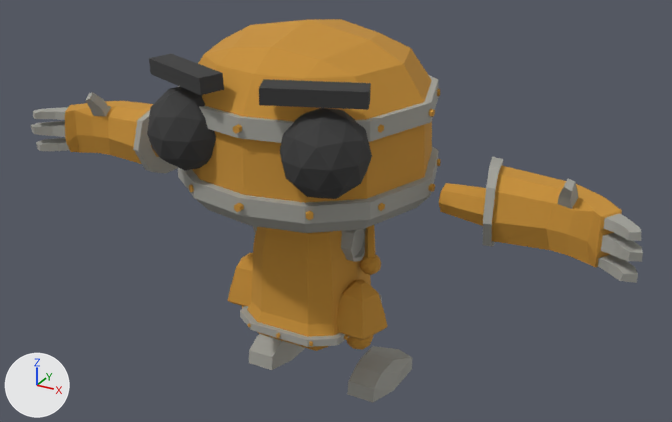
What one commit did to the glTF model 3d/chip_robot.glb.
One viewpoint serves both versions: a camera (50 mm lens) standing at (4.38, -7.43, 3.41) and looking at (0.23, 0.1, -0.36). The lights are fixed; the arrows at lower left show +X, +Y and +Z. The picture after the commit comes second. Where no turn or scale is listed for an object, it has been applied to the vertices.

The first picture shows 'Foot.L', 'Foot.R', 'Hand.L', 'Hand.R', 'Head', 'Leg.L', 'LowerLeg.L', 'LowerLeg.R', 'Torso'.
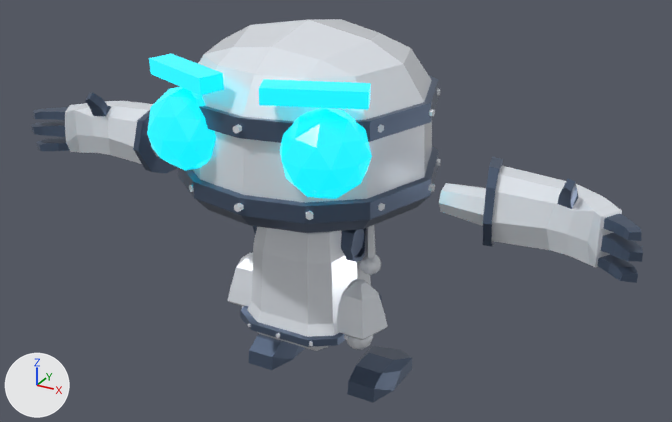
The change in detail:
Material 'Grey' (mat_grey) changes colour from grey #a5a49d to blue #596981; in linear values from (0.374, 0.371, 0.335) to (0.1, 0.14, 0.22).
In material 'Grey' (mat_grey), metallic goes from 0.1 to 0.65.
In material 'Grey' (mat_grey), roughness goes from 0.9 to 0.35.
Material 'Main' (mat_main) changes colour from orange #ca9337 to white #f1f6fd; in linear values from (0.59, 0.291, 0.0383) to (0.88, 0.92, 0.98).
In material 'Main' (mat_main), roughness goes from 0.9 to 0.22.
Material 'Black' (mat_black) changes colour from dark grey #3d3d3d to dark cyan #275061; in linear values from (0.0462, 0.0462, 0.0462) to (0.02, 0.08, 0.12).
In material 'Black' (mat_black), roughness goes from 0.9 to 0.2.
In material 'Black' (mat_black), emission_strength is now set to 1.0.
In material 'Black' (mat_black), emission_color is now set to (0.0, 0.85, 1.0), cyan #00edff.

Changed parts and their boxes (x1, y1, x2, y2) in the pictures (672 x 422 px):
'Head', recoloured, surface changed
    both: (147, 19, 441, 233)
'Hand.L', recoloured, surface changed
    both: (439, 157, 643, 283)
'Torso', recoloured, surface changed (orange to white)
    both: (240, 226, 382, 351)
'Hand.R', recoloured, surface changed
    both: (31, 93, 178, 174)
'Foot.L', recoloured, surface changed (grey to blue)
    both: (347, 346, 412, 402)
'LowerLeg.L', recoloured, surface changed (orange to white)
    both: (337, 279, 387, 350)
'Foot.R', recoloured, surface changed (grey to blue)
    both: (249, 334, 305, 370)
'LowerLeg.R', recoloured, surface changed (orange to white)
    both: (228, 253, 253, 307)
'Leg.L', recoloured, surface changed (orange to white)
    both: (359, 225, 381, 275)
